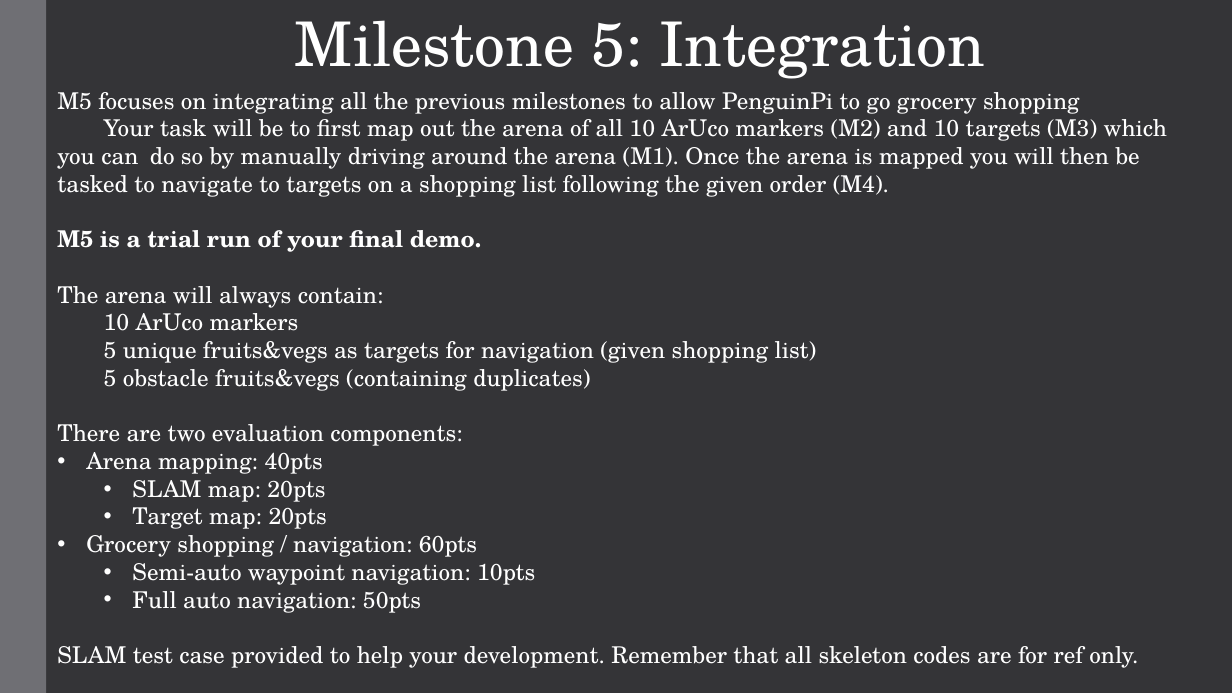
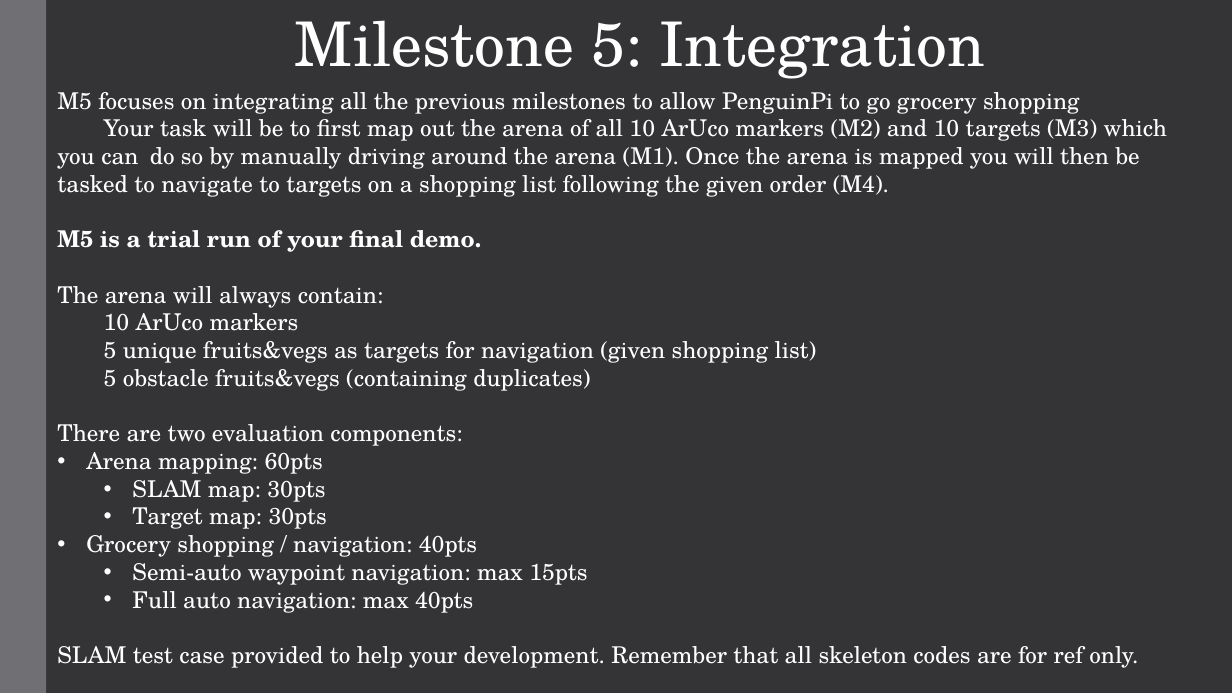
Before and after one commit to AaronMonash/ECE4078_Lab_2024, a slide deck: slide 4 of Week09-10/M5_slides/Lab5_1.pptx. Drawn at 1232x693 pixels with LibreOffice and Linux fonts; fonts in the diff are those of the drawing. Boxes give left, top, right and bottom in pixels: in the first picture for what was removed or moved away, otherwise in the second. Text is boxed around its words. In the diff, an @@ line names an element or a change of style, - is before the commit and + after.

```diff
--- a/Week09-10/M5_slides/Lab5_1.pptx
+++ b/Week09-10/M5_slides/Lab5_1.pptx
@@ text at (86, 452, 587, 613): text changed @@
-• Arena mapping: 40pts
-  • SLAM map: 20pts
-  • Target map: 20pts
-• Grocery shopping / navigation: 60pts
-  • Semi-auto waypoint navigation: 10pts
-  • Full auto navigation: 50pts
+• Arena mapping: 60pts
+  • SLAM map: 30pts
+  • Target map: 30pts
+• Grocery shopping / navigation: 40pts
+  • Semi-auto waypoint navigation: max 15pts
+  • Full auto navigation: max 40pts
```
Also in this commit, not shown: 1 other slide changed, 2 other files.
